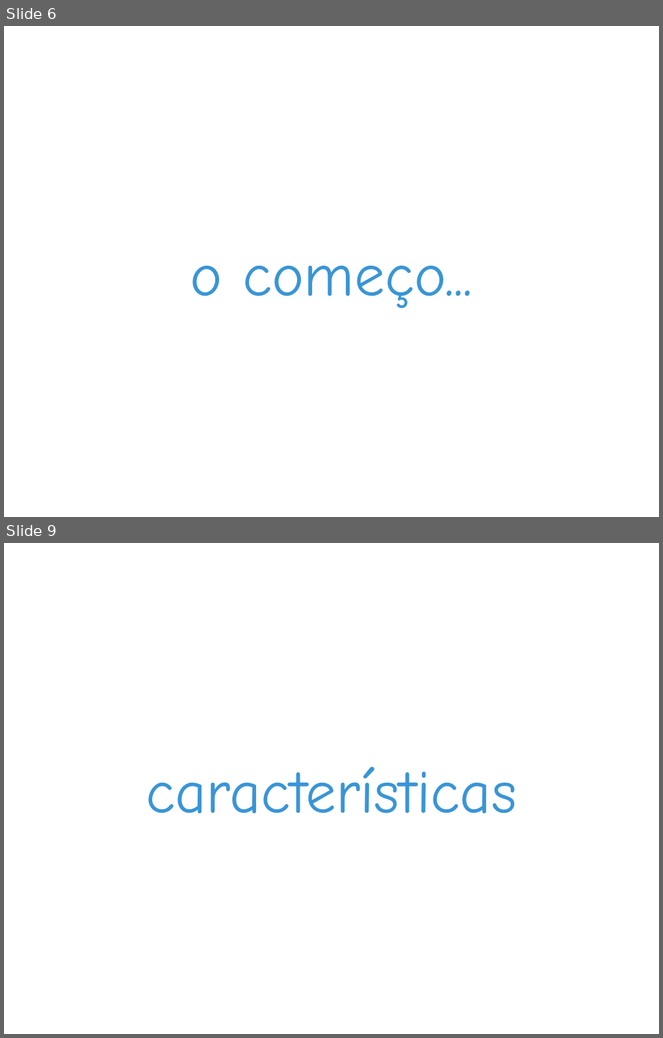
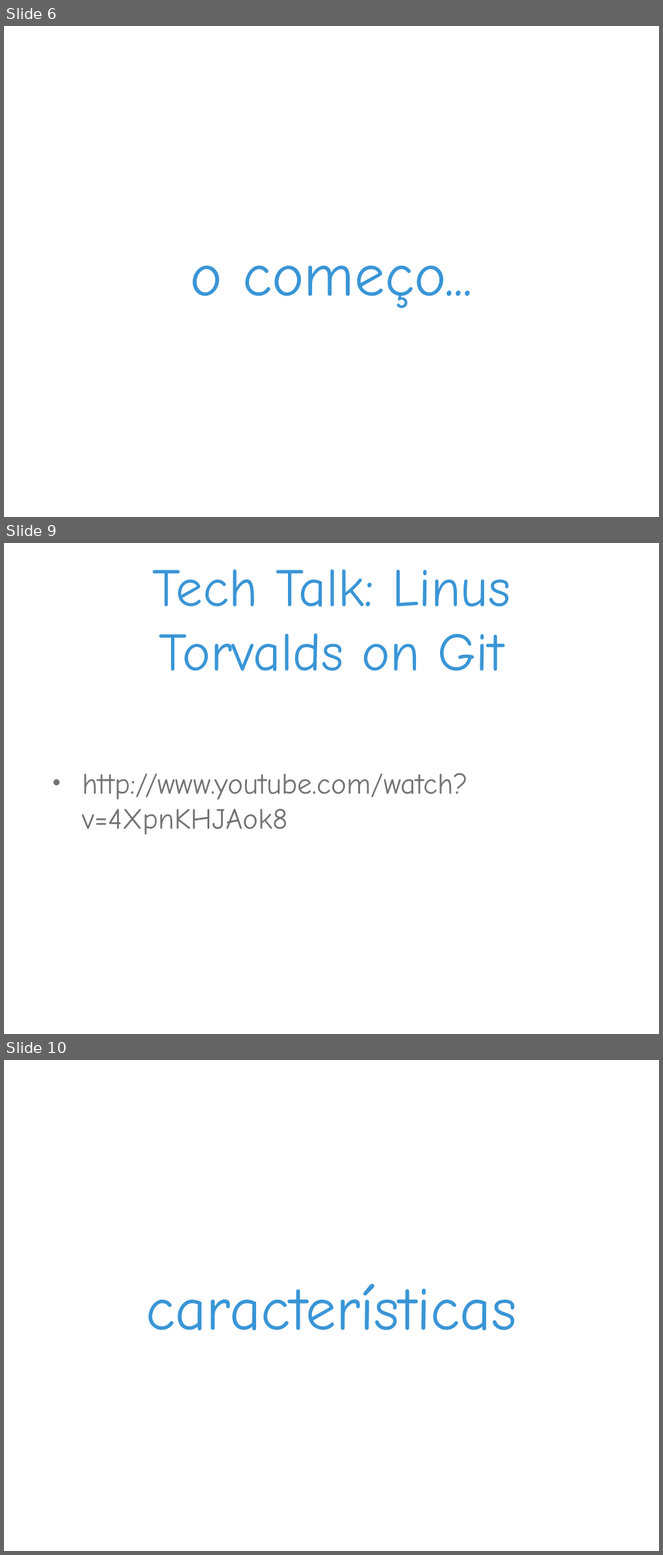
Before and after one commit to fernandocastor/aulas_floss, a slide deck: 07_Git/git.introducao.ppt. Shown one above the other, each under a label of ours: slides 6 and 9 before the commit, slides 6, 9 and 10 after it; the slides between them are not shown. The pictures are 663x1038 and 663x1555 pixels, drawn with LibreOffice and Linux fonts; fonts in the diff are those of the drawing; background and template pictures are left out. Boxes give left, top, right and bottom in pixels: in the first picture for what was removed or moved away, otherwise in the second. Text is boxed around its words. In the diff, an @@ line names an element or a change of style, - is before the commit and + after.

Commit message:
Adicionado video 'Tech talk: Linus Torvalds on git'

```diff
--- a/07_Git/git.introducao.ppt
+++ b/07_Git/git.introducao.ppt
@@ slide 9 added at (4,543,659,1034), background picture (left out) @@
@@ title added at (152,569,510,671), 84 pt, text #3995D6 @@
+Tech Talk: Linus Torvalds on Git
@@ text added at (82,773,468,835), 46 pt, text #737373 @@
+• http://www.youtube.com/watch?v=4XpnKHJAok8
@@ what was slide 9 is now slide 10 @@
```
Also in this commit, not shown: 8 slides changed.
